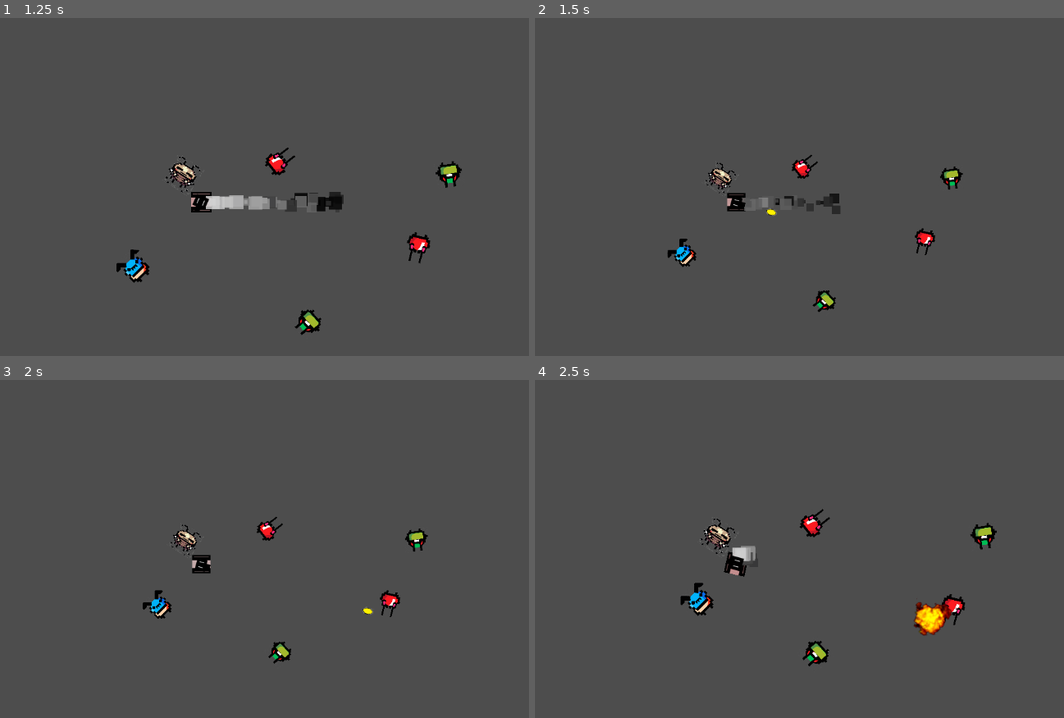
Above: before the commit, frames 1-4 (two rows, left to right).
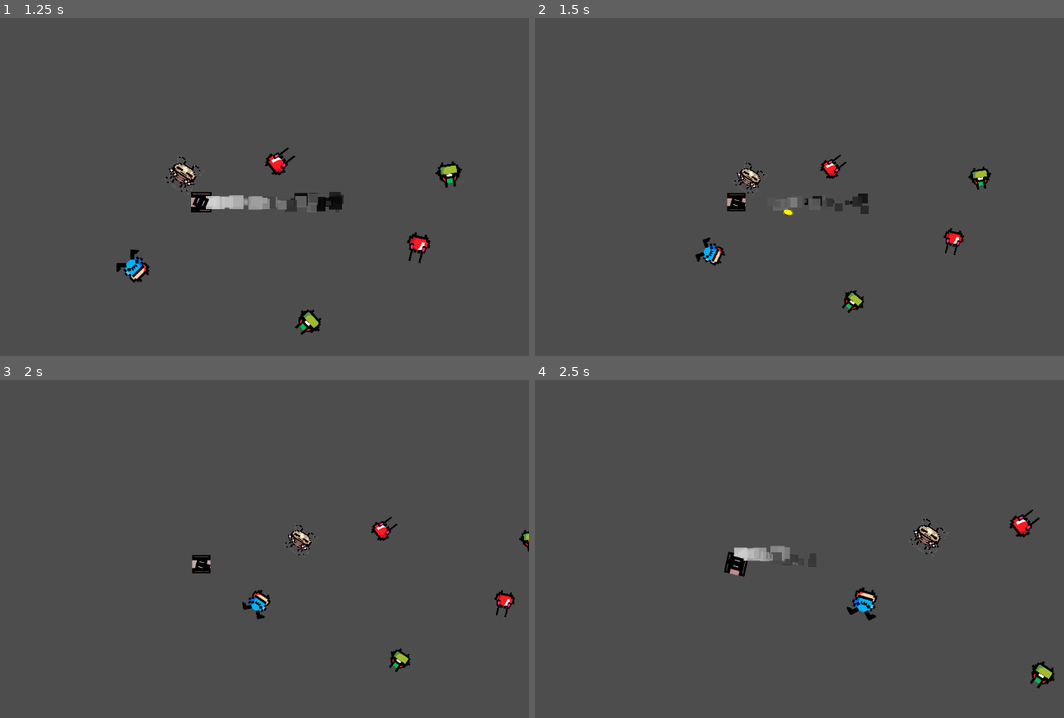
Above: after the commit, the same moments.

Repository: TheCrusty/Biotank-demake
Game: Godot game, scene res://levels/test_level.tscn
The game is run twice, just before and just after one commit, with the same random seed, the same clock (stepped at 60 frames per second) and the same inputs.
Inputs (mouse positions are in pixels of both pictures, inside the frame that each line leads up to):
- Up to frame 1 (1.25 s): move the mouse to (169, 274) at 0.52 s; hold W (Forward) from 0.53 s (still down); hold Shift (Boost) from 0.53 s (still down)
- Up to frame 2 (1.5 s): keep holding W (Forward); move the mouse to (931, 257) at 1.27 s; release Shift (Boost) at 1.28 s; tap Space (Shoot) at 1.35 s
- Up to frame 3 (2 s): keep holding W (Forward)
- Up to frame 4 (2.5 s): move the mouse to (540, 508) at 2.02 s; release W (Forward) at 2.03 s; hold A (Rotate_Left) from 2.03 s (still down); hold Shift (Boost) from 2.03 s (still down)

Frame 1 is identical in both runs. In frame 2, 2.7% of the frame differs, in the area x 24-87%, y 40-88%; in frame 3, 2.1%; in frame 4, 3.2%, in the area x 27-99%, y 38-92%.

Commit message:
corspes are easy to walk through

Diff:
--- a/levels/enemy.gd
+++ b/levels/enemy.gd
@@ -13,7 +13,7 @@
 
 func _process(delta):
 	if CURRENT_STATE == STATES.DEATH:
-		pass
+		$CollisionShape.set_disabled(true)
 	if CURRENT_STATE == STATES.SEEK:
 		velocity = position.direction_to(target.position) * speed
 		look_at(target.position)
--- a/levels/player.gd
+++ b/levels/player.gd
@@ -77,3 +77,4 @@
 func _on_bump_zone_body_entered(body):
 	if boosting && body.has_method("takeDamage"):
 		body.takeDamage(bump_damage)
+		#body.velocity = position.direction_to(body.position) * velocity
